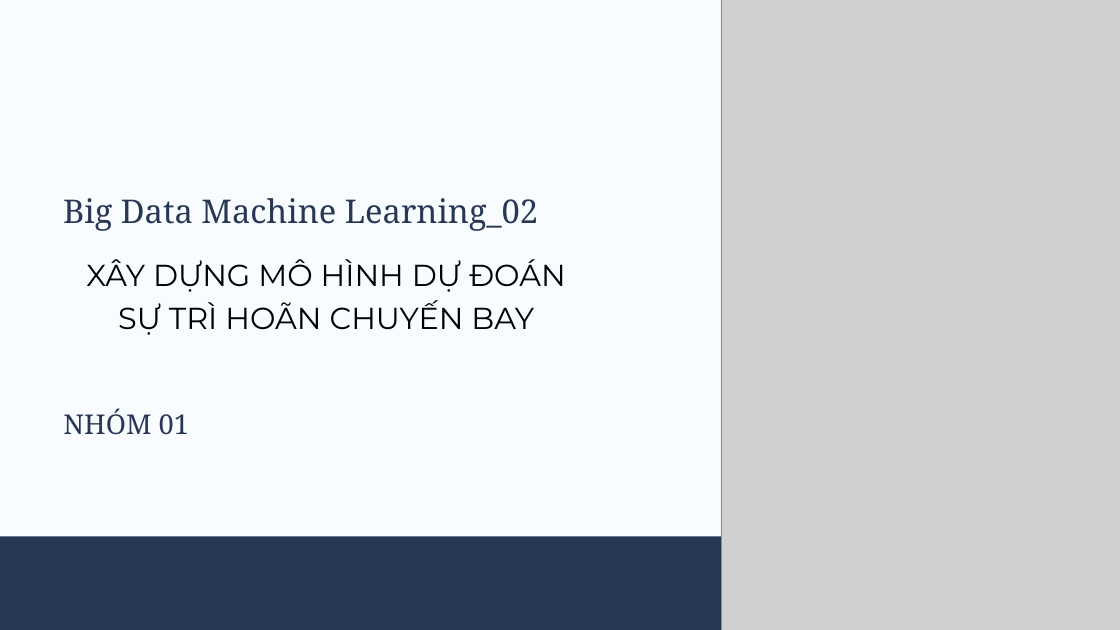
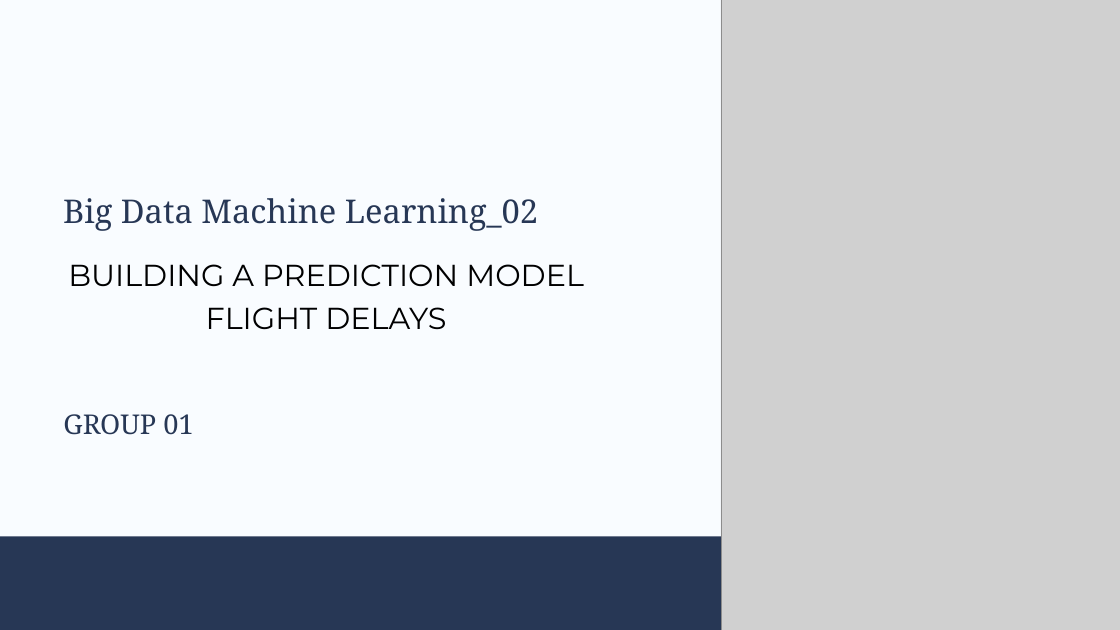
Before and after one commit to n0aHVN/Nhom01_BDML_02, a slide deck: slide 1 of Presentation/Nhom01.pptx. Drawn at 1120x630 pixels with LibreOffice and Linux fonts; fonts in the diff are those of the drawing; grey boxes stand for pictures. Boxes give left, top, right and bottom in pixels: in the first picture for what was removed or moved away, otherwise in the second. Text is boxed around its words. In the diff, an @@ line names an element or a change of style, - is before the commit and + after.

```diff
--- a/Presentation/Nhom01.pptx
+++ b/Presentation/Nhom01.pptx
@@ text at (x1=68, y1=264, x2=584, y2=330): text changed @@
-XÂY DỰNG MÔ HÌNH DỰ ĐOÁN
-SỰ TRÌ HOÃN CHUYẾN BAY
+BUILDING A PREDICTION MODEL
+FLIGHT DELAYS
@@ text at (x1=63, y1=414, x2=193, y2=435): text changed @@
-NHÓM 01
+GROUP 01
```
Also in this commit, not shown: 9 other slides changed, 1 slide added, 1 slide removed.
